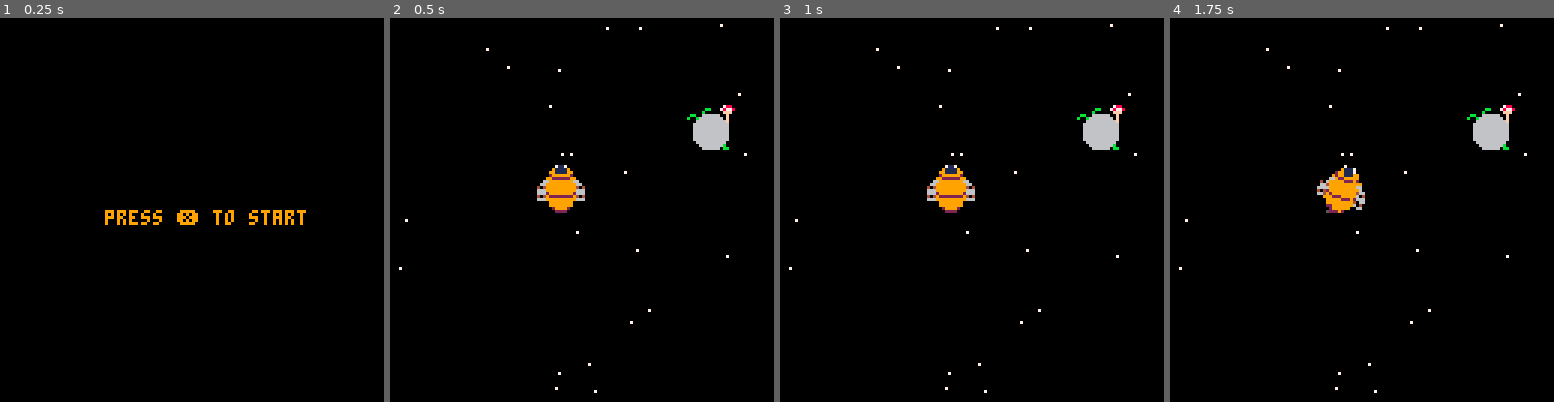
Above: before the commit, frames 1-4 (left to right).
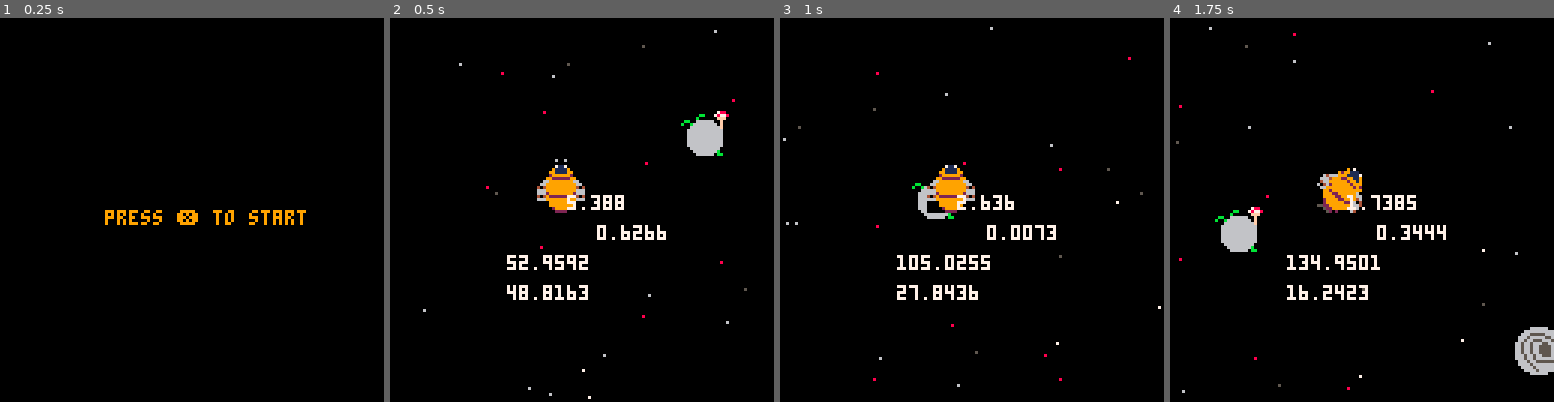
Above: after the commit, the same moments.

Repository: FrederikHR/GDB
Game: PICO-8 cartridge OW/ow.p8
The game is run twice, just before and just after one commit, with the same random seed, the same clock (stepped at 60 frames per second) and the same inputs.
Inputs:
- Up to frame 1 (0.25 s): no input
- Up to frame 2 (0.5 s): tap X (X key) at 0.33 s
- Up to frame 3 (1 s): no input
- Up to frame 4 (1.75 s): tap X (X key) at 1.07 s; hold Right from 1.6 s (still down)

Frame 1 is identical in both runs. In frame 2, 2.3% of the frame differs, in the area x 2-93%, y 1-100%; in frame 3, 2.9%; in frame 4, 5.1%, in the area x 1-100%, y 1-98%.

Commit message:
super janky gravity

Diff:
--- a/OW/ow.p8
+++ b/OW/ow.p8
@@ -52,6 +52,11 @@
 	draw_stars()
 	draw_planets()
 	draw_player()
+	print(p.x,p.x-10,p.y+30,7)
+	print(p.y,p.x-10,p.y+40,7)
+	for ipl,pl in pairs(planets) do
+		print(pdist(pl.x,pl.y)^2,p.x+10*(tonum(ipl[2])),p.y+10*(tonum(ipl[2])),7)
+	end
 end
 
 function spr_r(s,x,y,a,w,h)
@@ -148,7 +153,7 @@
 	thrust={fr=15,38,38}
 }
 
-friction=0.3
+friction=1
 
 function make_player()
 	p = {}
@@ -181,15 +186,19 @@
 
 function move_player()
 	--add gravity
-	--p.dy+=gravity()
-	p.dx*=friction
-	p.dy*=friction
+	local gx=0.
+	local gy=0.
+	gx,gy=sgravity()
+	p.dx+=gx
+ p.dy+=gy
+	--p.dx*=friction
+	--p.dy*=friction
 
 	if btn(⬅️) then
-	 p.a-=5
+	 p.a-=10
 
 	elseif btn(➡️) then
-		p.a+=5
+		p.a+=10
 
 	end
 	if btn(⬆️) then
@@ -229,6 +238,10 @@
 		p.dx=0
 	end
 
+	--limit speeds
+	if (p.dx>5) p.dx=5
+	if (p.dy>5) p.dy=5
+
 	--add diffs
 	p.x+=p.dx
 	p.y+=p.dy
@@ -238,8 +251,62 @@
 
 function gravity()
  --calculate gravity on ship
-	return 0.5
-end
+ gravc=0.005
+	local magx=0.
+	local magy=0.
+	for _,pl in pairs(planets) do
+		local pdist=pdist(pl.x,pl.y)/64
+		--if (pdist>200) then goto cont end
+		local p2=pdist^2
+		if (p2<0) return 32767.9999
+		p2=p2
+		local mag=gravc/p2
+		magx+=mag*(pl.x-p.x)
+		magy+=mag*(pl.y-p.y)
+		--::cont::
+	end
+	if (magx>10) magx=10
+	if (magy>10) magy=10
+	return magx,magy
+end
+
+
+function sgravity()
+ --calculate simple gravity on ship
+ gravc=0.005
+	local pd=-1
+	local pdx=0
+	local pdy=0
+	local magx=0
+	local magy=0
+	--find closest planet
+	for _,pl in pairs(planets) do
+		if (pd==-1) then
+		 pd=pdist(pl.x,pl.y)
+		 pdx=pl.x
+		 pdy=pl.y
+		end
+		if (pdist(pl.x,pl.y)<pd) then
+			pd=pdist(pl.x,pl.y)
+			pdx=pl.x
+			pdy=pl.y
+		end
+	end
+
+	local p2=pd--^2
+	if (p2<0) return 32767.9999
+	local mag=gravc/(p2)
+	magx+=mag*(pdx-p.x)
+	magy+=mag*(pdy-p.y)
+
+	if (magx>10) magx=10
+	if (magy>10) magy=10
+	if (magx<-10) magx=-10
+	if (magy<-10) magy=-10
+
+	return magx,magy
+end
+
 
 function collide_map(obj,aim,flag)
 	--obj = table, needs x,y,w,h
@@ -319,7 +386,14 @@
 end
 
 function pdist(x,y)
-	return sqrt(abs(x-p.x)^2 + abs(y-p.y)^2)
+	local dx=(x-p.x)/64
+	local dy=(y-p.y)/64
+
+	local dsq=dx*dx+dy*dy
+
+	if (dsq<0) return 32767.9999
+
+	return sqrt(dsq)
 end
 
 function pdir(x)
@@ -361,10 +435,12 @@
 function generate_star(x0,y0)
 	local x=rnd(128)+x0
 	local y=rnd(128)+y0
-	local c=rnd(100)
-
-	if (c<50) return
-	pset(x,y,7)
+	local c=rnd(8)
+
+	if (c>4) return
+	c+=5
+	if (c==8) c-=1
+	pset(x,y,c)
 end
 __gfx__
 0000000000999900006aa0000000000000000000d0000000000000a11a000000000000a11a000000000000000000000000000000000000000000000000000000
